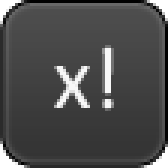
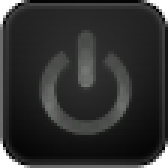
Revision of a layered w=168, h=168 image; what changed, layer by layer:
hid "x!" over [54, 45, 114, 111]
added layer "Glowing Symbol" (37%) in group "Black Button" over [39, 30, 132, 135]
added layer "Off Symbol" in group "Black Button" over [39, 30, 132, 135]
hid "over" over [3, 3, 165, 165]
